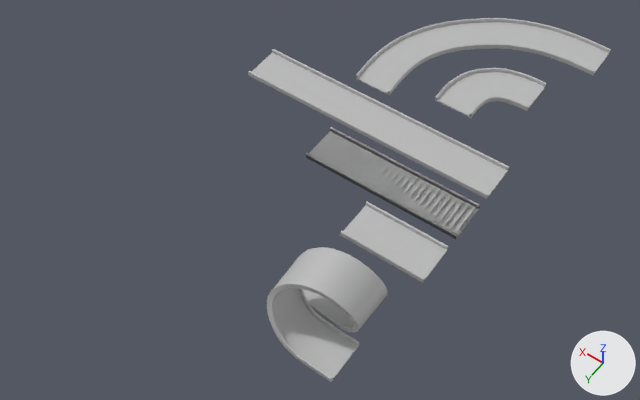
What one commit did to the FBX model Tracks.fbx.
Before and after are seen from a 50 mm lens placed at (-32.1, 46.1, 90.6), pointed at (10.4, -13.4, -3.0). Arrows for +X, +Y and +Z are at lower right; the lights stay in place. Where no turn or scale is listed for an object, it has been applied to the vertices.

Names of what the first picture shows: 'Track_long', 'Track_loop', 'Track_mid', 'Track_mid4', 'Track_mid5', 'Track_short'.
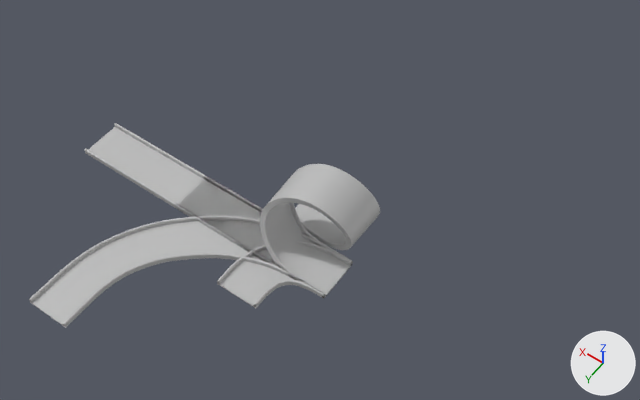
What differs and where, as boxes (x1, y1, x2, y2) in the pictures (640 x 400 px):
'Track_loop', mesh moved
    before: (267, 247, 388, 382)
    after: (260, 164, 380, 298)
'Track_long', moved
    before: (248, 49, 509, 199)
    after: (85, 123, 324, 295)
'Track_Corner_long', added
    after: (29, 215, 327, 328)
'Track_mid', moved
    before: (306, 127, 480, 239)
    after: (175, 175, 352, 298)
'Track_mid5', deleted
    before: (355, 18, 611, 96)
'Track_short', moved
    before: (340, 201, 449, 283)
    after: (244, 232, 347, 298)
'Track_mid4', deleted
    before: (435, 68, 547, 118)
'Track_Corner_small', added
    after: (217, 241, 352, 308)

What changed in the scene script:
```text
Change me_mesh:
    where me_mesh.from_pydata(...)  # 56 vertices, 28 faces; spans x -8.3..31.1, y -3.0..3.0, z -0.4..0.4
    used by ob_track_long; location = (0.0, -27.5, 0.0)
    me_mesh part 3: the whole mesh is moved by (8.3, -2.7, 0.4)
Change me_mesh_002:
    where me_mesh_002.from_pydata(...)  # 56 vertices, 28 faces; spans x -8.3..3.85, y -3.03..3.03, z -0.41..0.41
    used by ob_track_short; location = (0.0, -11.7, 0.0)
    me_mesh_002 part 2: the whole mesh is moved by (8.3, -2.67, 0.41)
Change me_mesh_001:
    where me_mesh_001.from_pydata(...)  # 56 vertices, 28 faces; spans x -8.3..15.0, y -3.0..3.0, z -0.4..0.4
    used by ob_track_mid; location = (0.0, -19.6, 0.0)
    me_mesh_001 part 4: the whole mesh is moved by (8.3, -2.7, 0.4)
Change me_mesh_003:
    where me_mesh_003.from_pydata(...)  # 1008 vertices, 976 faces; spans x -5.69..5.64, y -6.59..6.4, z -5.7..5.63
    used by ob_track_loop; location = (0.0, 0.0, 0.0)
    me_mesh_003 part 1: the whole mesh is moved by (5.35, -6.04, 5.7)
Add me_mesh_005_1:
    me_mesh_005_1.from_pydata(...)  # 644 vertices, 616 faces; spans x 0.0..28.1, y -5.7..21.0, z 0.0..0.8
    me_mesh_005_1.materials.append(mat_lambert1)  # grey #bcbcbc
Add me_mesh_004_1:
    me_mesh_004_1.from_pydata(...)  # 420 vertices, 392 faces; spans x 0.0..11.67, y -5.6..6.11, z 0.0..0.81
    me_mesh_004_1.materials.append(mat_lambert1)  # grey #bcbcbc
Change ob_track_long:
    ob_track_long.location: (0.0, -27.5, 0.0) -> (0.0, 0.0, 0.0)
Change ob_track_short:
    ob_track_short.location: (0.0, -11.7, 0.0) -> (0.0, 0.0, 0.0)
Change ob_track_mid:
    ob_track_mid.location: (0.0, -19.6, 0.0) -> (0.0, 0.0, 0.0)
Remove ob_track_mid5:
    ob_track_mid5 = bpy.data.objects.new('Track_mid5', me_mesh_006)
    ob_track_mid5.location = (-2.1, -53.7, 0.0)
Remove ob_track_mid4:
    ob_track_mid4 = bpy.data.objects.new('Track_mid4', me_mesh_005)
    ob_track_mid4.location = (-3.2, -41.8, 0.0)
Add ob_track_corner_long:
    ob_track_corner_long = bpy.data.objects.new('Track_Corner_long', me_mesh_005_1)
    ob_track_corner_long.location = (0.0, 0.0, 0.0)
Add ob_track_corner_small:
    ob_track_corner_small = bpy.data.objects.new('Track_Corner_small', me_mesh_004_1)
    ob_track_corner_small.location = (0.0, 0.0, 0.0)
```
